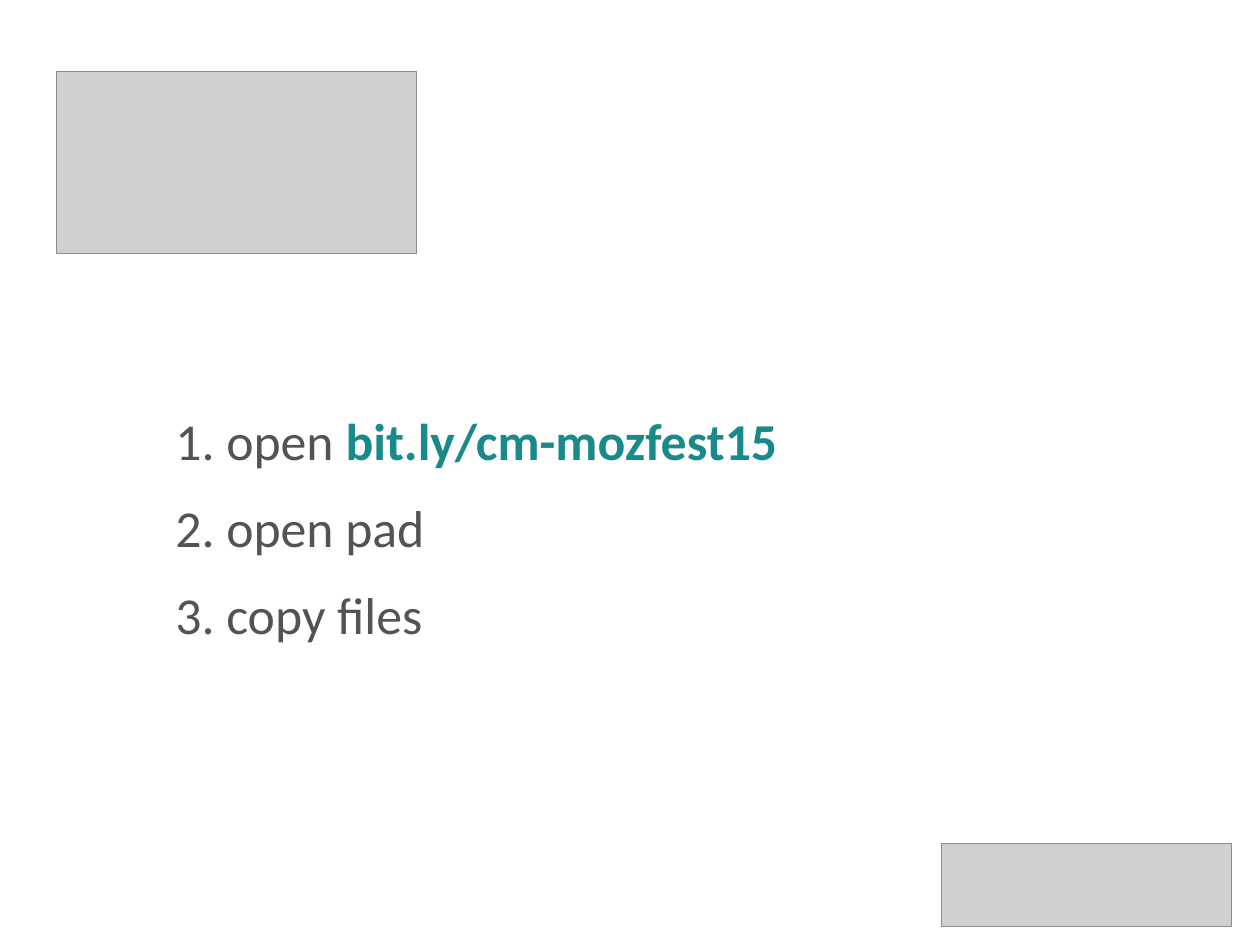
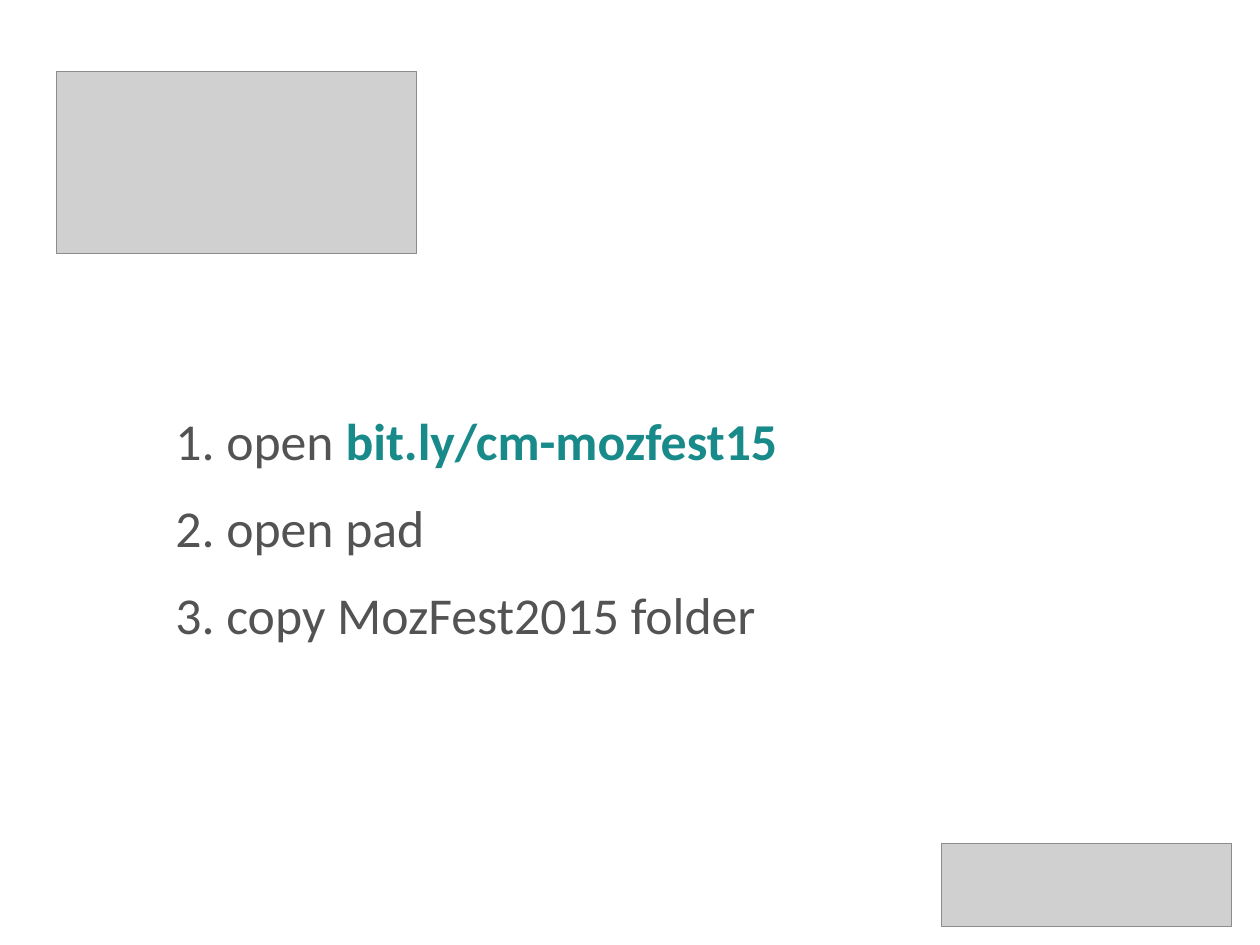
Before and after one commit to ContentMine/2015-11-07-mozfest15, a slide deck: slide 2 of assets/mozfest15.odp. Drawn at 1260x945 pixels with LibreOffice and Linux fonts; fonts in the diff are those of the drawing; grey boxes stand for pictures. Boxes give left, top, right and bottom in pixels: in the first picture for what was removed or moved away, otherwise in the second. Text is boxed around its words. In the diff, an @@ line names an element or a change of style, - is before the commit and + after.

```diff
--- a/assets/mozfest15.odp
+++ b/assets/mozfest15.odp
@@ title at <box>175,423,778,643</box>: text changed @@
-1. open bit.ly/cm-mozfest15
-2. open pad
-3. copy files
+1. open bit.ly/cm-mozfest15
+2. open pad
+3. copy MozFest2015 folder
```
Also in this commit, not shown: 1 other slide changed, 1 slide added, 1 other file.
